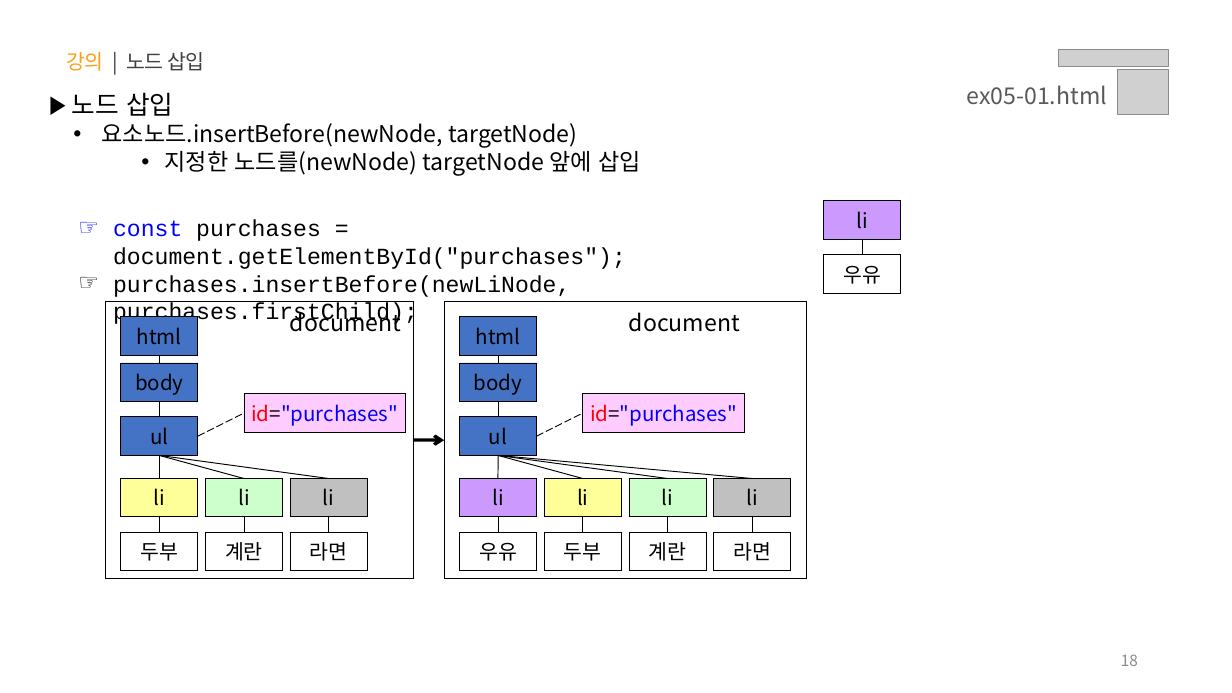
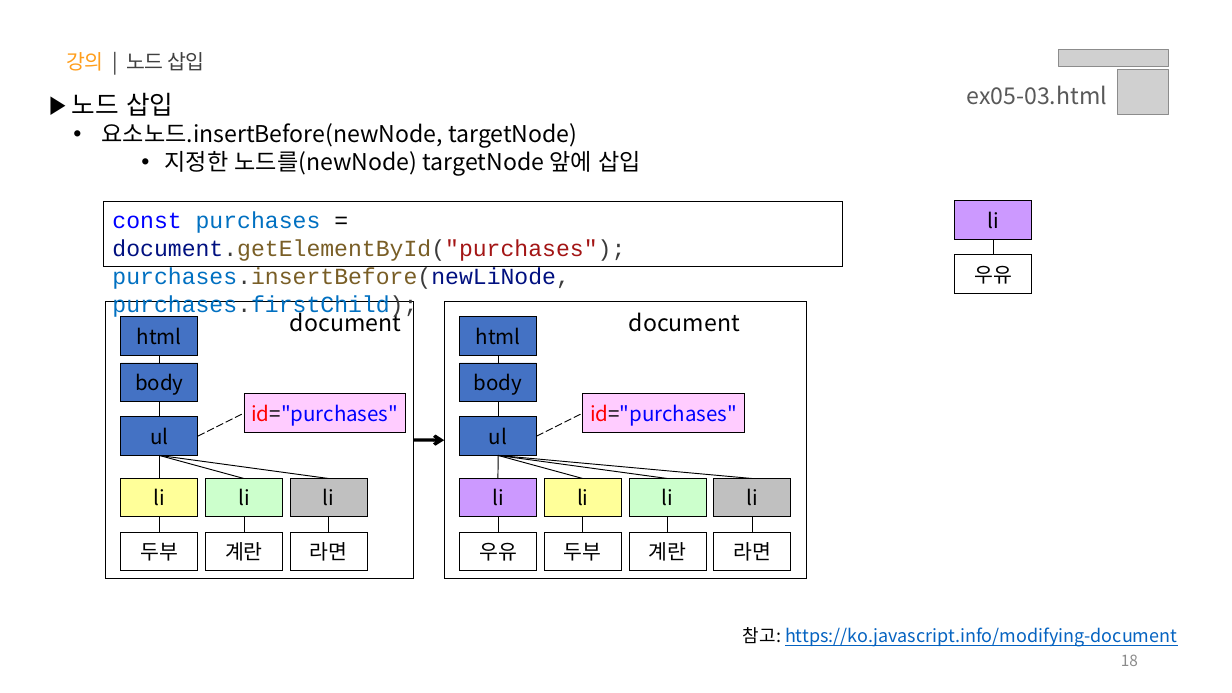
Before and after one commit to jeong0403/learn-JS, a slide deck: slide 18 of PPT/05.자바스크립트 - 클라이언트 사이드(Event, DOM, Ajax, Web APIs).pptx. Drawn at 1232x693 pixels with LibreOffice and Linux fonts; fonts in the diff are those of the drawing; grey boxes stand for pictures. Boxes give left, top, right and bottom in pixels: in the first picture for what was removed or moved away, otherwise in the second. Text is boxed around its words. In the diff, an @@ line names an element or a change of style, - is before the commit and + after.

```diff
--- a/PPT/05.자바스크립트 - 클라이언트 사이드(Event, DOM, Ajax, Web APIs).pptx
+++ b/PPT/05.자바스크립트 - 클라이언트 사이드(Event, DOM, Ajax, Web APIs).pptx
@@ text at box(967, 85, 1107, 105): text changed @@
-ex05-01.html
+ex05-03.html
@@ rectangle "const purchases = document.getElementById("purchases");": place and size @@
-rectangle "const purchases = document.getElementById("purchases");" at box(113, 219, 626, 327)
+rectangle "const purchases = document.getElementById("purchases");" at box(104, 201, 843, 267)
@@ rectangle "const purchases = document.getElementById("purchases");" at box(104, 201, 843, 267): text colour #000000 to #0070C1 in "purchases", "purchases.insertBefore(newLiNode, purchases.firstChild);"; text colour #000000 to #001080, text colour #000000 to #795E26 in "document.getElementById("purchases");", "purchases.insertBefore(newLiNode,"; text colour #000000 to #3B3B3B in "document.getElementById("purchases");", "purchases.insertBefore(newLiNode, purchases.firstChild);"; text colour #000000 to #A31515 in "document.getElementById("purchases");"; bullet ☞ to none; list level 2 to 1 in "const purchases = document.getElementById("purchases");"; list level 2 to 1 in "purchases.insertBefore(newLiNode, purchases.firstChild);"; outline none to #000000 0.75 pt @@
@@ 2 rectangles, 1 line: place and size @@
-2 rectangles, 1 line at box(824, 201, 901, 294)
+2 rectangles, 1 line at box(955, 201, 1031, 294)
@@ text added at box(743, 627, 1177, 647), 14 pt, text #0563C1, underline @@
+참고: https://ko.javascript.info/modifying-document
```
Also in this commit, not shown: 17 other slides changed, 15 slides added, 16 other files.
